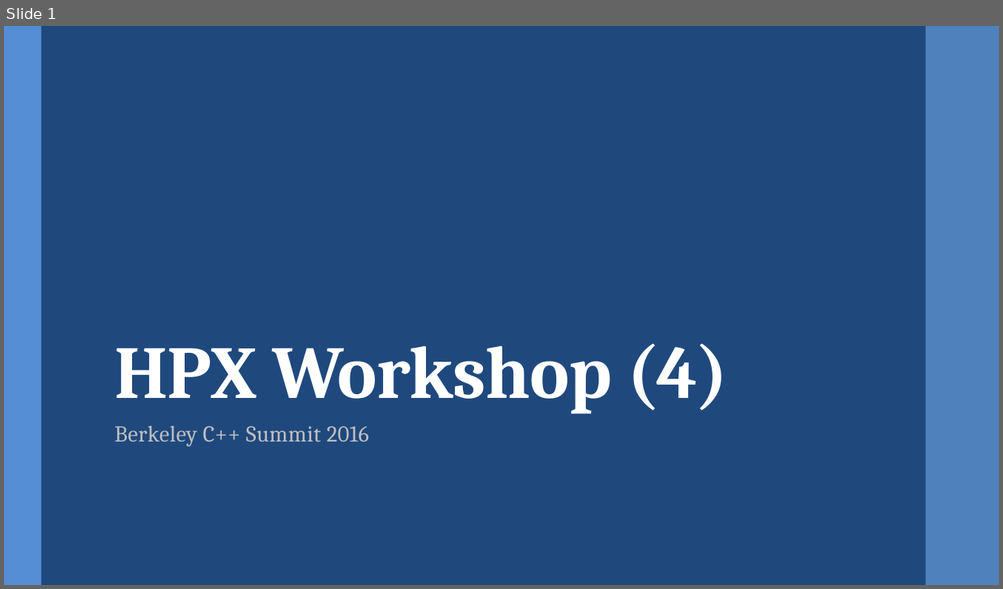
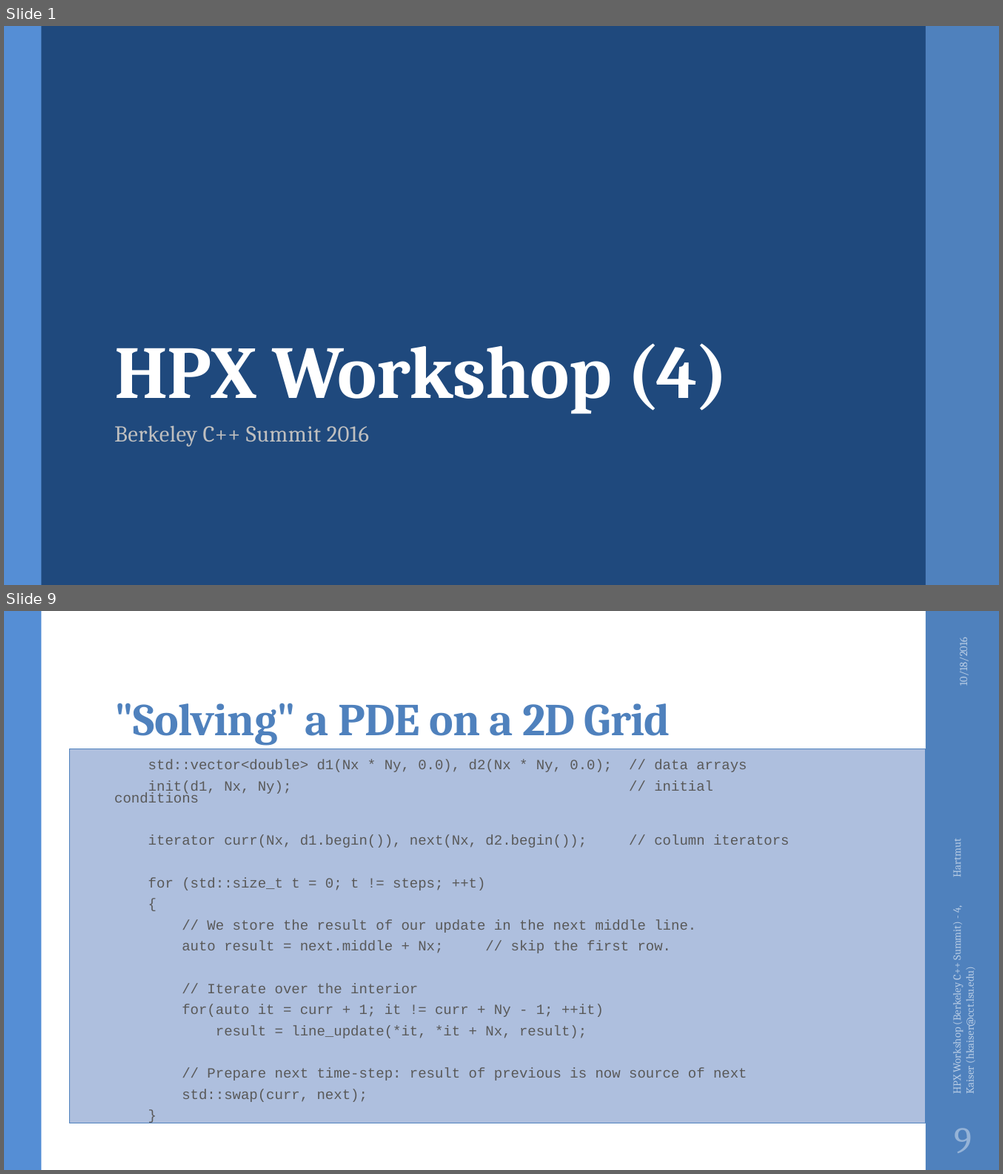
Before and after one commit to STEllAR-GROUP/tutorials, a slide deck: lbl2016/HPX Workshop (Berkeley C++ Summit) - 4.pptx. Shown one above the other, each under a label of ours: slide 1 before the commit, slides 1 and 9 after it; the slides between them are not shown. The pictures are 1003x589 and 1003x1174 pixels, drawn with LibreOffice and Linux fonts; fonts in the diff are those of the drawing; background and template pictures are left out. Boxes give left, top, right and bottom in pixels: in the first picture for what was removed or moved away, otherwise in the second. Text is boxed around its words. In the diff, an @@ line names an element or a change of style, - is before the commit and + after.

```diff
--- a/lbl2016/HPX Workshop (Berkeley C++ Summit) - 4.pptx
+++ b/lbl2016/HPX Workshop (Berkeley C++ Summit) - 4.pptx
@@ slide 9 added at <box>4,611,999,1170</box>, background #FFFFFF; not listed: 2 template elements that a slide beside it also shows @@
@@ text added at <box>956,641,970,684</box>, 10.5 pt, text #B9CDE5 @@
+10/18/2016
@@ title added at <box>114,703,670,745</box>, 44 pt, text #4F81BD, bold @@
+"Solving" a PDE on a 2D Grid
@@ rectangle added at <box>70,749,925,1125</box>, fill #AFC0DF, outline #4F81BD 0.75 pt @@
@@ text added at <box>148,760,789,1102</box>, 13.6 pt, text #595959 @@
+    std::vector<double> d1(Nx * Ny, 0.0), d2(Nx * Ny, 0.0); // data arrays
+    init(d1, Nx, Ny); // initial conditions
+    iterator curr(Nx, d1.begin()), next(Nx, d2.begin()); // column iterators
+    for (std::size_t t = 0; t != steps; ++t)
+    {
+    // We store the result of our update in the next middle line.
+    auto result = next.middle + Nx; // skip the first row.
+    // Iterate over the interior
+    for(auto it = curr + 1; it != curr + Ny - 1; ++it)
+    result = line_update(*it, *it + Nx, result);
+    // Prepare next time-step: result of previous is now source of next
+    std::swap(curr, next);
+    }
@@ text added at <box>949,906,976,1093</box>, 10.5 pt, text #B9CDE5 @@
+HPX Workshop (Berkeley C++ Summit) - 4, Hartmut Kaiser (hkaiser@cct.lsu.edu)
@@ page number added at <box>953,1128,971,1153</box>, 36 pt, text #95B3D7 @@
+9
```
Also in this commit, not shown: 11 slides changed, 9 other slides added, 2 other files.
